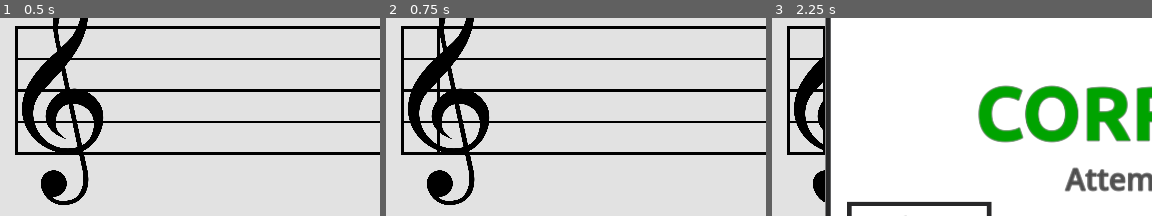
Above: before the commit, frames 1-3 (left to right).
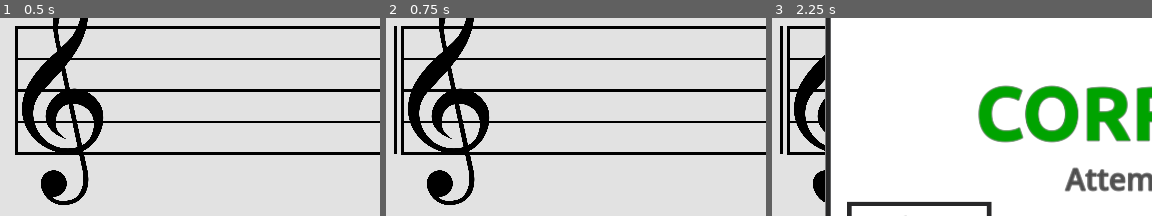
Above: after the commit, the same moments.

Repository: Sniggiho/COMP225-Reluna
Game: Godot game, scene res://Scenes/firstScene.tscn
Two runs of this game, one before a commit and one after it. Both use one fixed random seed, a clock stepped at 60 frames per second and the inputs below.
Inputs (mouse positions are % of the whole screen's width and height, from its top left):
- Up to frame 1 (0.5 s): no input
- Up to frame 2 (0.75 s): click (50, 85) at 0.5 s
- Up to frame 3 (2.25 s): click (50, 85) at 1.25 s; click (76, 91) at 2 s
The pictures show only the part of the screen within x 2-52%, y 19-69%; the shares and areas given below are measured in that part.

Frame 1 is identical in both runs. In frame 2, 0.7% of the frame differs, in the area x 2-15%, y 4-69%; in frame 3, 0.7%.
Error before the commit: Invalid assignment of index '0' (on base: 'Array') with value of type 'bool'. (res://Scenes/LevelManager/LevelManager.gd:82)
Error after the commit: Cannot call method 'get_rect' on a null value. (res://Scenes/MusicStaff/MusicStaff.gd:48)

Commit message:
start on algorithmic accidental placement (broken)

Diff:
--- a/Project/Scenes/MusicStaff/MusicStaff.gd
+++ b/Project/Scenes/MusicStaff/MusicStaff.gd
@@ -31,16 +31,27 @@
 	screenY = get_viewport_rect().size.y
 	startX = 0
 	startY = 0
+	var lastAccidental : Sprite2D
 
 	if not GLevelData.bySharps:
 		for i in range(1,GLevelData.numAccidentals+1):
 			get_node("sharp" + str(i)).show()
+		lastAccidental = get_node("sharp" + str(GLevelData.numAccidentals))
 	else:
 		for i in range(1,GLevelData.numAccidentals+1):
 			get_node("flat" + str(i)).show()
+		print( get_node("flat" + str(GLevelData.numAccidentals)))
+		lastAccidental = get_node("flat" + str(GLevelData.numAccidentals))
 
-	var buffer = staffLength*screenX*0.05
-	self.get_child(1).get_curve().set_point_position(0,Vector2(buffer+45*GLevelData.numAccidentals,0))
+	var xBuffer = 0
+	if GLevelData.numAccidentals == 0:
+		xBuffer = lastAccidental.get_rect().position.x
+	else:
+		xBuffer = lastAccidental.get_rect().end.x
+
+	var accidentalWidth = lastAccidental.get_rect().end.x - lastAccidental.get_rect().position.x
+	print("xbuffer is", xBuffer, "accidenbtal width is", accidentalWidth)
+	self.get_child(1).get_curve().set_point_position(0,Vector2(xBuffer+accidentalWidth*GLevelData.numAccidentals,0))
 
 
 func _draw():
